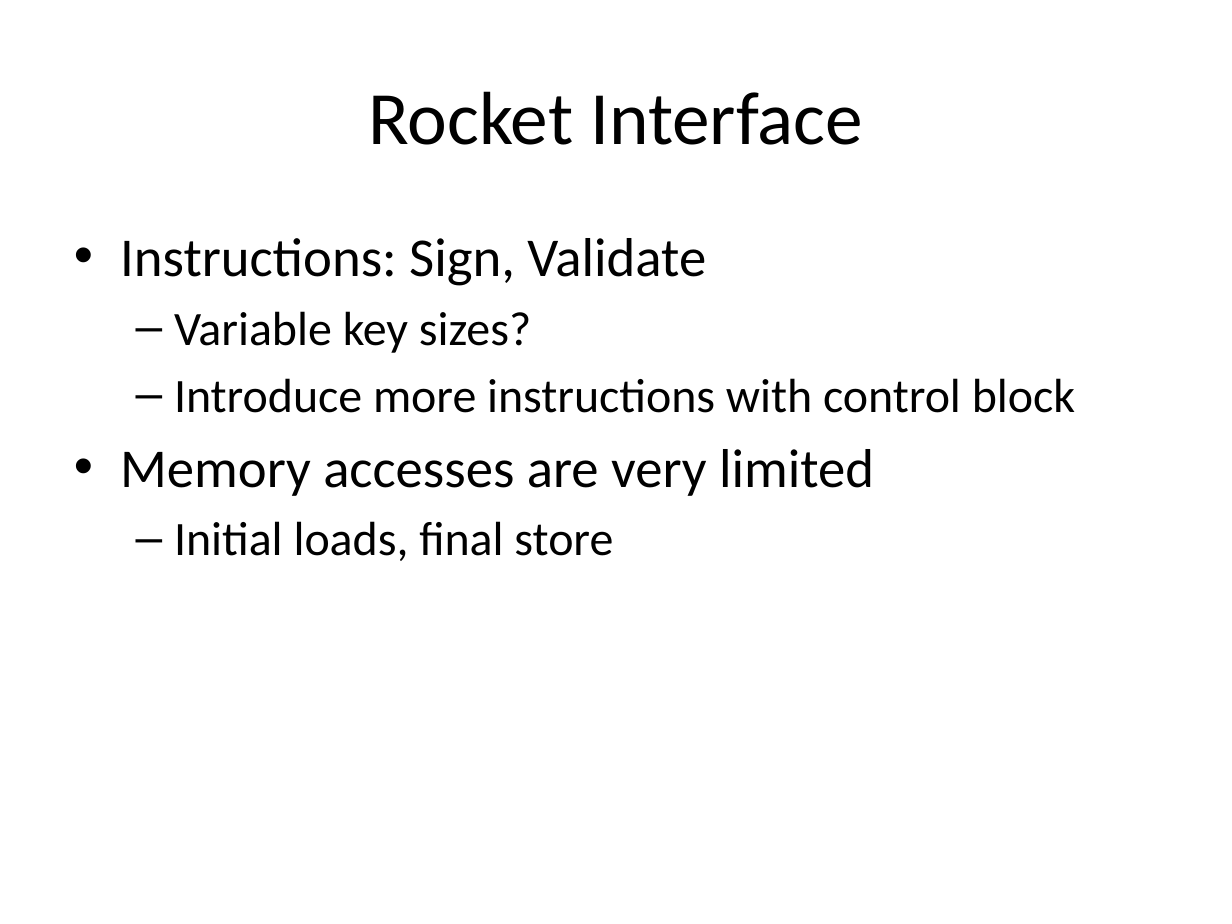
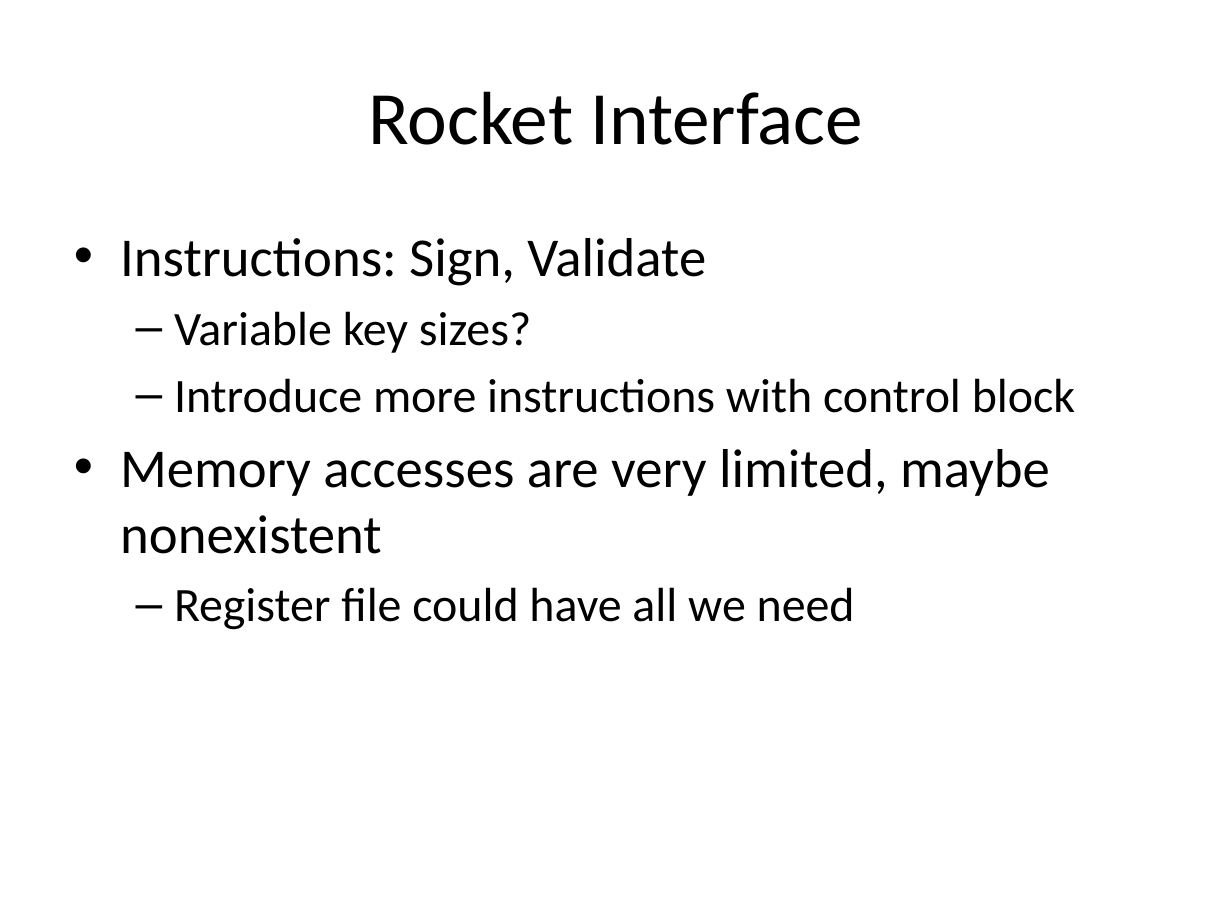
Before and after one commit to palmer-dabbelt/cs250-papers, a slide deck: slide 7 of cs250proposal.pptx. Drawn at 1232x924 pixels with LibreOffice and Linux fonts; fonts in the diff are those of the drawing. Boxes give left, top, right and bottom in pixels: in the first picture for what was removed or moved away, otherwise in the second. Text is boxed around its words. In the diff, an @@ line names an element or a change of style, - is before the commit and + after.

```diff
--- a/cs250proposal.pptx
+++ b/cs250proposal.pptx
@@ text at bbox=[120, 449, 1050, 630]: text changed @@
-• Memory accesses are very limited
-  – Initial loads, final store
+• Memory accesses are very limited, maybe nonexistent
+  – Register file could have all we need
```
Also in this commit, not shown: 1 other slide changed, 1 slide added, 1 slide removed.
